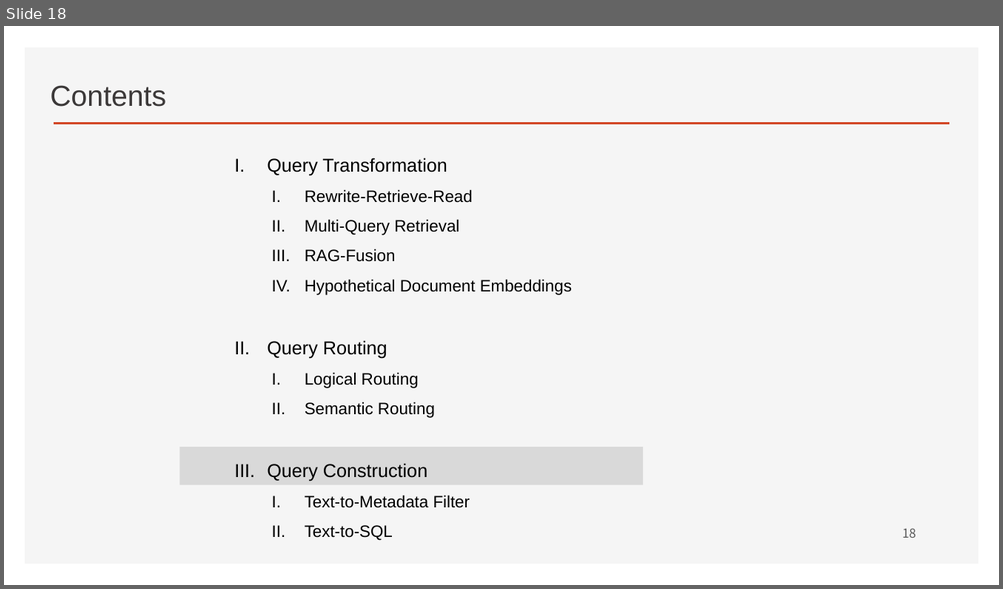
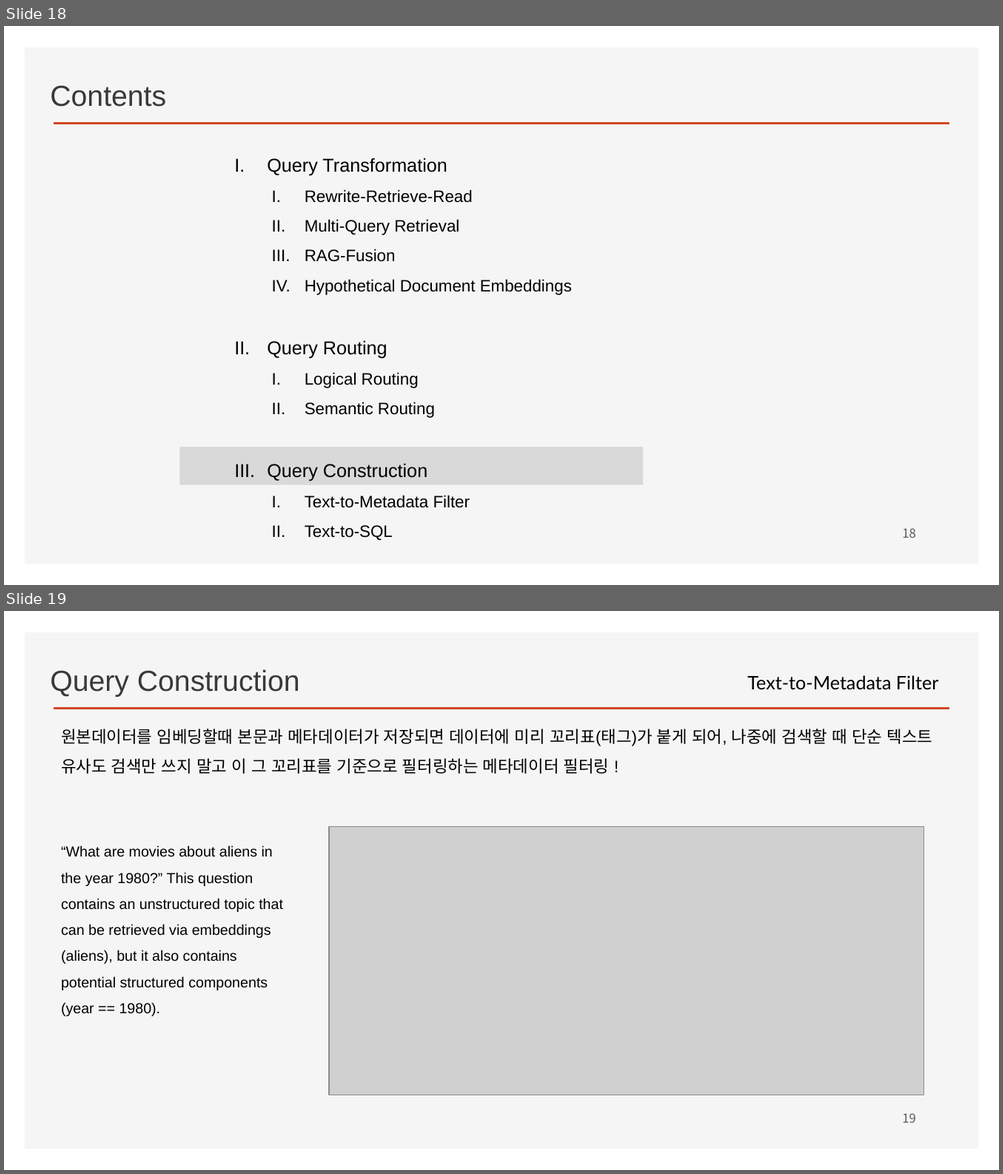
Before and after one commit to ancestor9/2026_Fall_Learning-Langchain-AI-Agent, a slide deck: CHAPTER 3 RAG Part II_Chatting with Your Data.pptx. Shown one above the other, each under a label of ours: slide 18 before the commit, slides 18 and 19 after it. The pictures are 1003x589 and 1003x1174 pixels, drawn with LibreOffice and Linux fonts; fonts in the diff are those of the drawing; grey boxes stand for pictures; background and template pictures are left out. Boxes give left, top, right and bottom in pixels: in the first picture for what was removed or moved away, otherwise in the second. Text is boxed around its words. In the diff, an @@ line names an element or a change of style, - is before the commit and + after.

```diff
--- a/CHAPTER 3 RAG Part II_Chatting with Your Data.pptx
+++ b/CHAPTER 3 RAG Part II_Chatting with Your Data.pptx
@@ slide 19 added at box(4, 611, 999, 1170), background #FFFFFF; not listed: 2 template elements that a slide beside it also shows @@
@@ text added at box(50, 669, 300, 697), 28 pt, text #3B3838 @@
+Query Construction
@@ text added at box(747, 675, 939, 690), 18 pt, text #000000 @@
+Text-to-Metadata Filter
@@ text added at box(61, 729, 933, 774), 16 pt, text #000000 @@
+원본데이터를 임베딩할때 본문과 메타데이터가 저장되면 데이터에 미리 꼬리표(태그)가 붙게 되어, 나중에 검색할 때 단순 텍스트 유사도 검색만 쓰지 말고 이 그 꼬리표를 기준으로 필터링하는 메타데이터 필터링 !
@@ picture added at box(329, 826, 923, 1095) @@
@@ text added at box(61, 846, 283, 1017), 14 pt, text #000000 @@
+“What are movies about aliens in the year 1980?” This question contains an unstructured topic that can be retrieved via embeddings (aliens), but it also contains potential structured components (year == 1980).
@@ page number added at box(902, 1113, 916, 1123), 12 pt, text #595959 @@
+19
```
Also in this commit, not shown: 1 slide changed, 2 other slides added.
